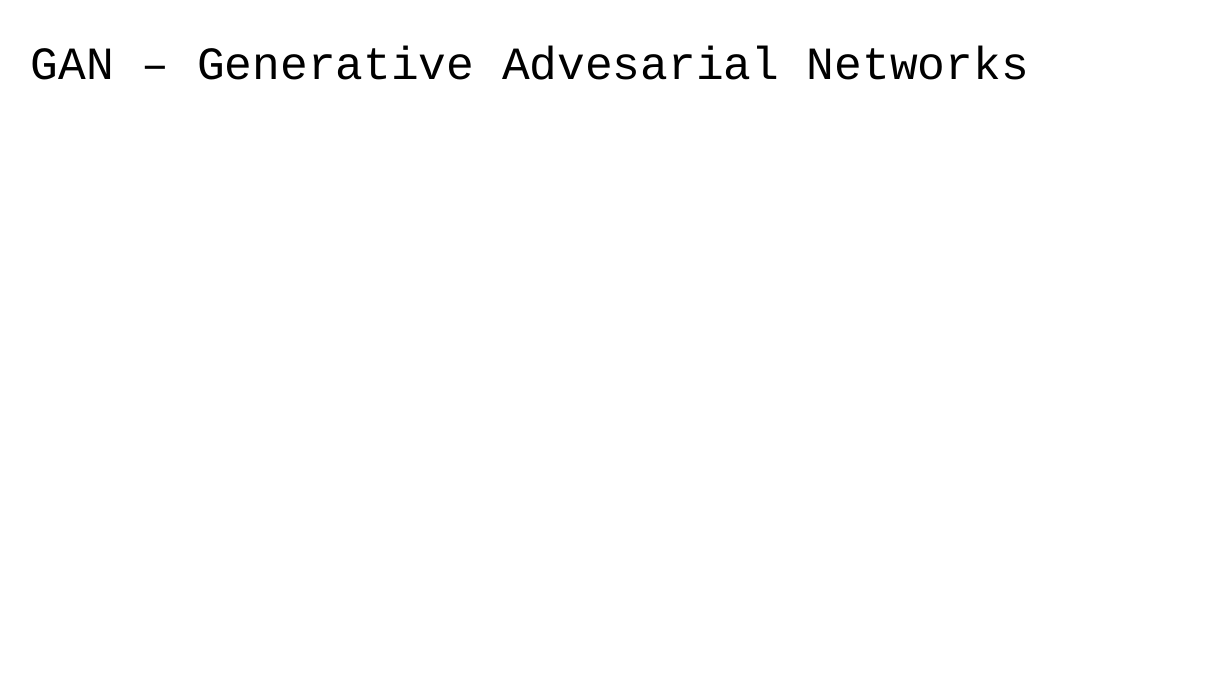
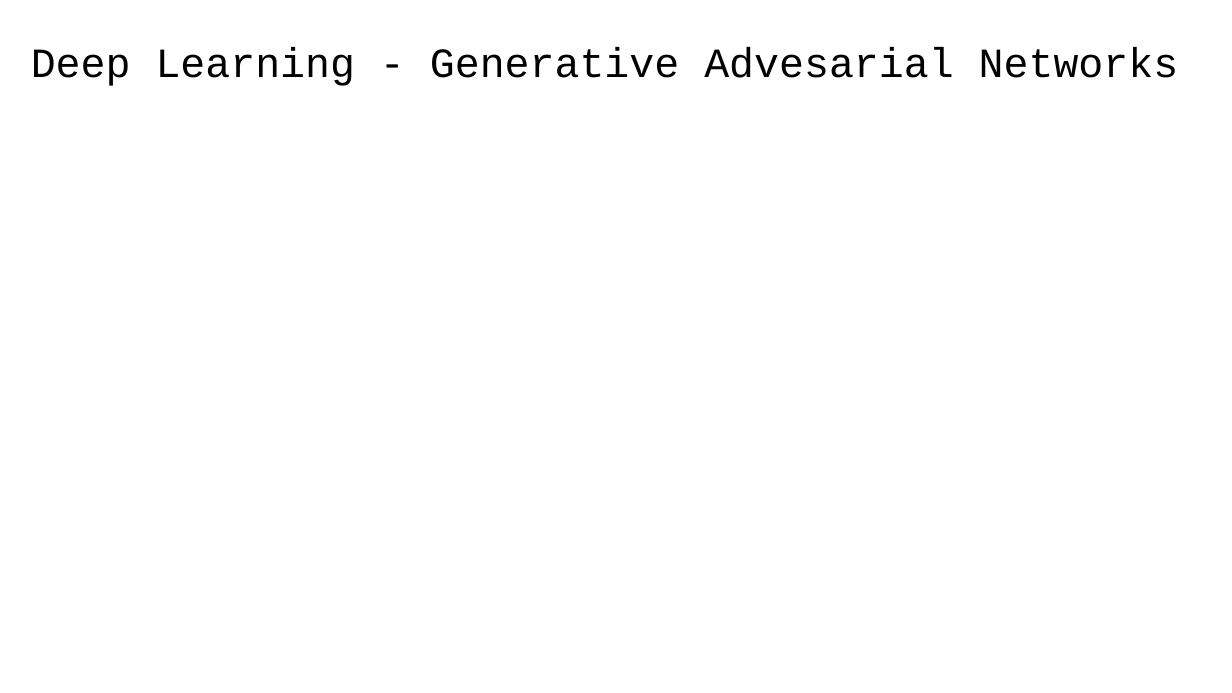
Before and after one commit to 40tude/fullstack_mars_2024, a slide deck: slide 24 of 12_assets/course_review.pptx (slide 9 before the commit). Drawn at 1232x693 pixels with LibreOffice and Linux fonts; fonts in the diff are those of the drawing. Boxes give left, top, right and bottom in pixels: in the first picture for what was removed or moved away, otherwise in the second. Text is boxed around its words. In the diff, an @@ line names an element or a change of style, - is before the commit and + after.

```diff
--- a/12_assets/course_review.pptx
+++ b/12_assets/course_review.pptx
@@ title at [31,47,1179,86]: text changed; size 36 to 32.4 pt @@
-GAN – Generative Advesarial Networks
+Deep Learning - Generative Advesarial Networks
```
Also in this commit, not shown: 11 other slides changed, 16 slides added, 1 slide removed, 18 other files.
